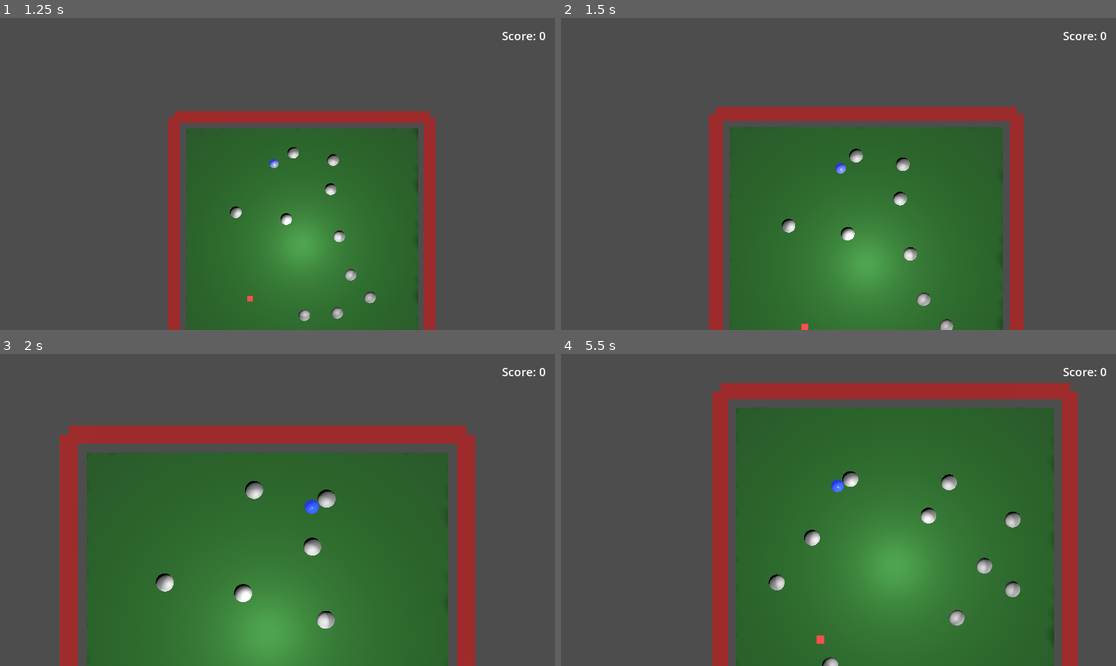
Above: before the commit, frames 1-4 (two rows, left to right).
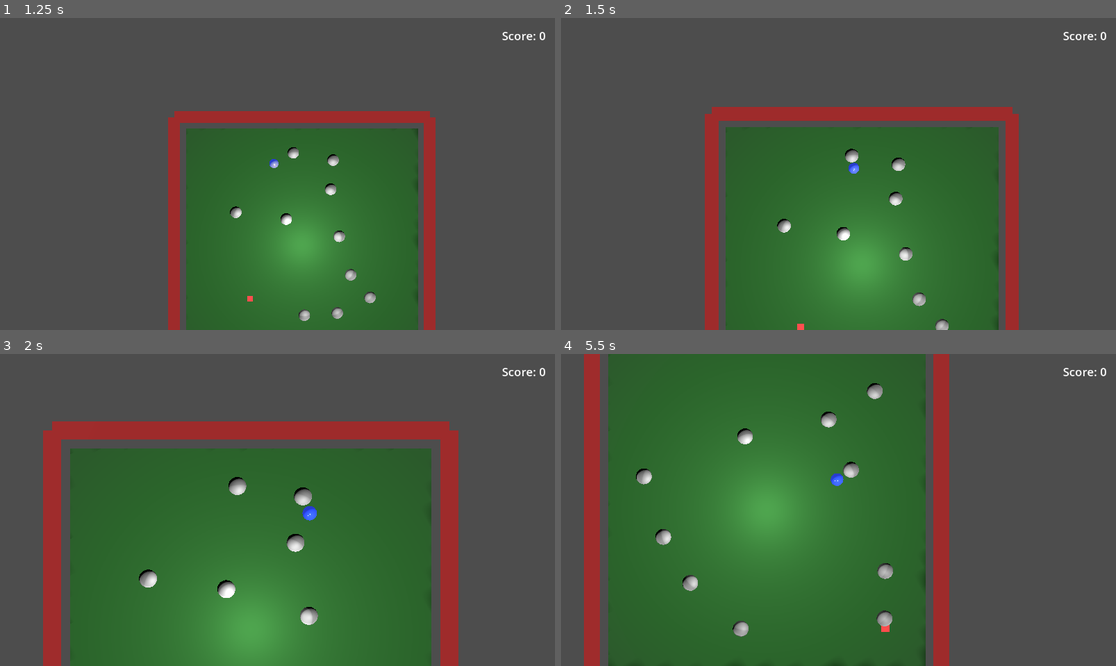
Above: after the commit, the same moments.

Repository: bluehexagons/snakeproject
Game: Godot game, scene res://scenes/main_menu.tscn
Two runs of this game, one before a commit and one after it. Both use one fixed random seed, a clock stepped at 60 frames per second and the inputs below.
Inputs (mouse positions are in pixels of both pictures, inside the frame that each line leads up to):
- Up to frame 1 (1.25 s): click "New Game" at 0.5 s
- Up to frame 2 (1.5 s): hold D (move_right) from 1.28 s (still down)
- Up to frame 3 (2 s): keep holding D (move_right)
- Up to frame 4 (5.5 s): release D (move_right) at 2.03 s; hold S (move_down) 2.03-2.75 s; click (838, 506) at 2.75 s, where only the run before the commit has a clickable "Retry"; hold D (move_right) 3.53-4.25 s; click "Retry" at 4.25 s; hold W (move_up) from 5.03 s (still down)

Frame 1 is identical in both runs. In frame 2, 4.1% of the frame differs, in the area x 25-84%, y 28-100%; in frame 3, 16%; in frame 4, 65%, in the area x 4-94%, y 0-100%.

Commit message:
(AI) physics-based acceleration

Diff:
--- a/scripts/collision_handler.gd
+++ b/scripts/collision_handler.gd
@@ -1,7 +1,7 @@
 extends Node
 
-const MINIMUM_SEPARATION = 0.8
-const SEPARATION_FORCE = 80.0
+const MINIMUM_SEPARATION = 0.6
+const SEPARATION_FORCE = 8.0
 const COLLISION_BOUNCE = 0.4
 const PLAYER_MASS = 0.5
 const SEGMENT_MASS = 3.0
@@ -11,7 +11,7 @@
 const PERSISTENT_COLLISION_DAMPING = 0.8
 const MAX_COLLISION_SPEED = 20.0
 const REST_THRESHOLD = 0.1
-const STATIC_BREAKAWAY_FORCE = 3.0  # Increased force needed to move rocks
+const STATIC_BREAKAWAY_FORCE = 2.0  # Increased force needed to move rocks
 const VELOCITY_LOSS_ON_COLLISION = 0.7  # How much velocity to maintain after collision
 
 func handle_collision(body_a: CharacterBody3D, body_b: Node, collision_normal: Vector3, delta: float) -> void:
--- a/scripts/player.gd
+++ b/scripts/player.gd
@@ -1,8 +1,8 @@
 extends CharacterBody3D
 
 const MAX_SPEED = 100000.0
-const ACCELERATION = 40.0
-const DRAG_COEFFICIENT = 0.05
+const ACCELERATION = 150.0  # Increased since we're using forces now
+const DRAG_COEFFICIENT = 0.8  # Increased to better resist movement
 const MIN_SPEED_THRESHOLD = 0.1
 const ROTATION_SPEED = 15.0
 const SEGMENT_SCENE = preload("res://scenes/segment.tscn")
@@ -85,11 +85,20 @@
 
 	if input_dir != Vector3.ZERO:
 		has_started_moving = true
-		idle_timer = 0.0  # Reset timer when there's input
+		idle_timer = 0.0
 		input_dir = input_dir.normalized()
-		 # Calculate target velocity
-		target_velocity += input_dir * ACCELERATION * delta * input_multiplier
-		target_velocity = target_velocity.limit_length(MAX_SPEED)
+
+		# Apply acceleration as a force
+		var acceleration_force = input_dir * ACCELERATION * delta * input_multiplier
+		velocity += acceleration_force
+
+		# Apply drag relative to current speed
+		var speed_squared = velocity.length_squared()
+		var drag = -velocity.normalized() * speed_squared * DRAG_COEFFICIENT * delta
+		velocity += drag
+	else:
+		# Apply stronger drag when not inputting
+		velocity = velocity.lerp(Vector3.ZERO, DRAG_COEFFICIENT * 2.0 * delta)
 
 	# Handle idle timeout
 	if has_started_moving and velocity.length() < current_idle_speed:
@@ -100,18 +109,8 @@
 				game_manager.game_over()
 				return
 
-	# Apply drag to target velocity
-	var speed = target_velocity.length()
-	if speed > 0:
-		var drag_force = -target_velocity.normalized() * speed * speed * DRAG_COEFFICIENT * delta
-		target_velocity += drag_force
-
-		if target_velocity.length() < MIN_SPEED_THRESHOLD:
-			target_velocity = Vector3.ZERO
-
-	# Smooth velocity transition
-	smoothed_velocity = smoothed_velocity.lerp(target_velocity, VELOCITY_SMOOTHING)
-	velocity = smoothed_velocity
+	# Limit maximum speed
+	velocity = velocity.limit_length(MAX_SPEED)
 
 	if velocity != Vector3.ZERO:
 		facing_direction = velocity.normalized()
--- a/scripts/segment.gd
+++ b/scripts/segment.gd
@@ -3,7 +3,7 @@
 const SPRING_STIFFNESS = 2500.0
 const SPRING_DAMPING = 4.01
 const TARGET_DISTANCE = 0.666
-const VELOCITY_SMOOTHING = 0.35
+const VELOCITY_SMOOTHING = 0.15  # Reduced for more physical response
 const GROWTH_DURATION = 0.33
 const INITIAL_SCALE = 0.2  # Increased from 0.01 to avoid disappearing
 const MAX_SEGMENT_SPEED = 200.0  # Prevent segments from moving too fast
@@ -94,23 +94,27 @@
 	var adjusted_distance = TARGET_DISTANCE * (current_scale + (target.get("current_scale") if target.has_method("get_scale") else 1.0)) * 0.5
 
 	var direction = target.global_position - global_position
-	var target_pos = target.global_position - direction.normalized() * adjusted_distance
+	var current_distance = direction.length()
 
-	# Spring force calculation
-	var displacement = target_pos - global_position
-	var spring_force = displacement * SPRING_STIFFNESS * delta
+	if current_distance > 0:
+		# Calculate spring force based on displacement
+		var displacement = current_distance - adjusted_distance
+		var spring_direction = direction.normalized()
 
-	# Damping force to prevent oscillation
-	var damping_force = -velocity * SPRING_DAMPING * delta
+		# Apply spring force
+		var spring_force = spring_direction * displacement * SPRING_STIFFNESS * delta
 
-	# Calculate target velocity
-	var target_velocity = spring_force + damping_force
+		# Apply damping relative to current velocity
+		var damping_force = -velocity * SPRING_DAMPING * delta
 
-	# Smooth velocity transition
-	smoothed_velocity = smoothed_velocity.lerp(target_velocity, VELOCITY_SMOOTHING)
-	velocity = smoothed_velocity
+		# Apply forces
+		velocity += spring_force + damping_force
 
-	# Limit segment speed
+		# Smooth deceleration when close to target
+		if displacement < 0.1:
+			velocity = velocity.lerp(Vector3.ZERO, VELOCITY_SMOOTHING)
+
+	# Limit maximum speed
 	velocity = velocity.limit_length(MAX_SEGMENT_SPEED)
 
 	var movement_collision = move_and_collide(velocity * delta)
